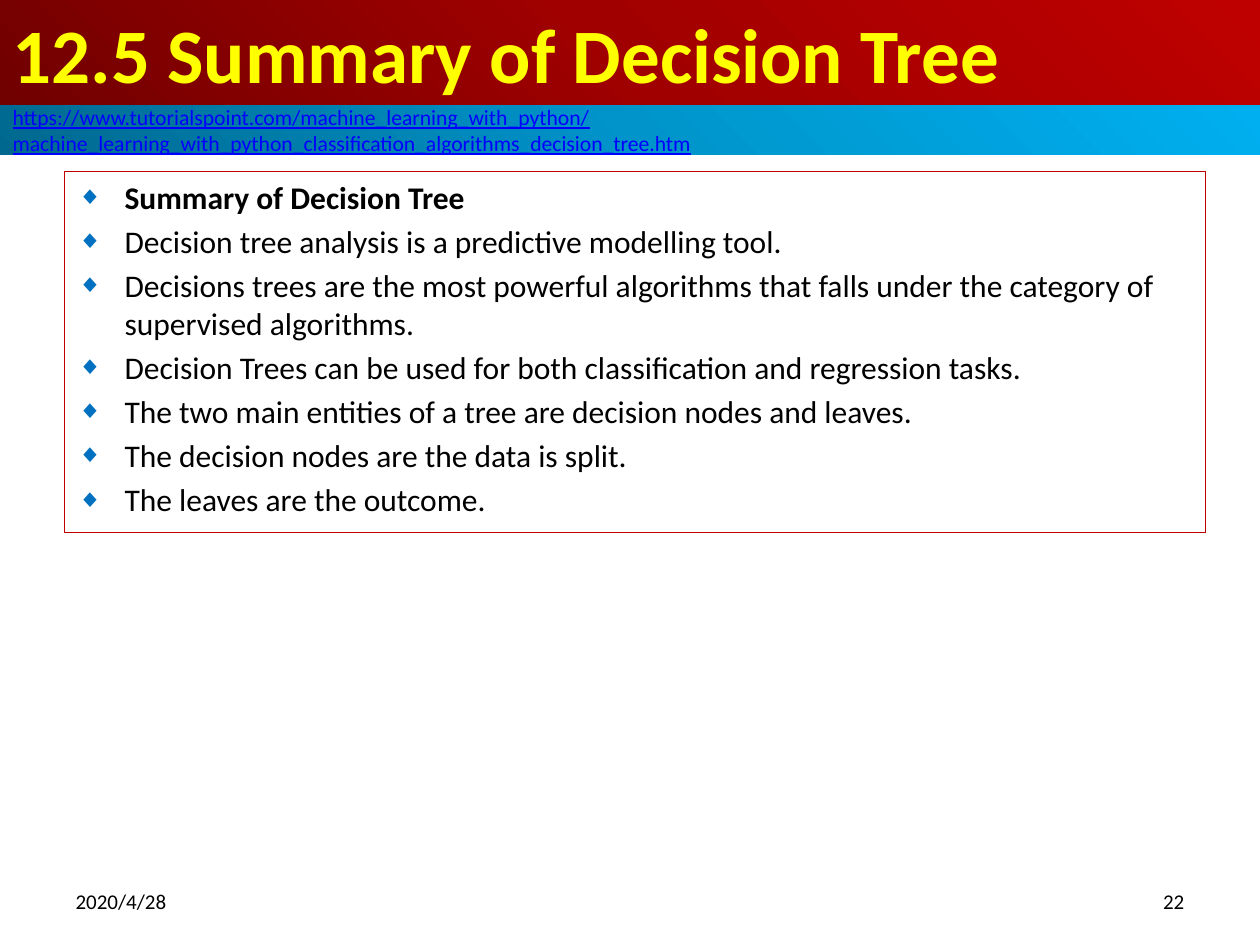
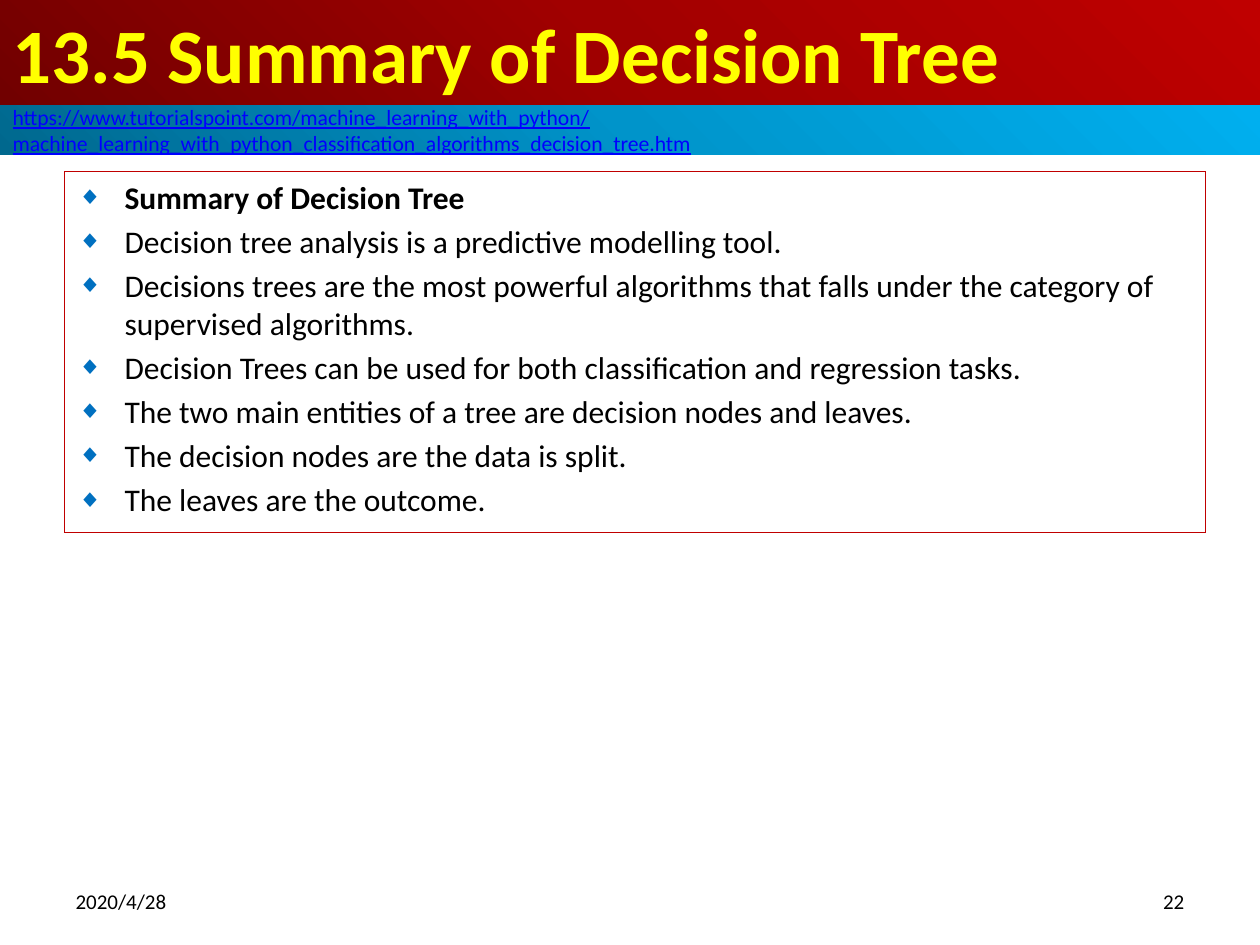
Before and after one commit to peterhchen/800_MachineLearning, a slide deck: slide 22 of 13_DecisionTree.pptx. Drawn at 1260x945 pixels with LibreOffice and Linux fonts; fonts in the diff are those of the drawing. Boxes give left, top, right and bottom in pixels: in the first picture for what was removed or moved away, otherwise in the second. Text is boxed around its words. In the diff, an @@ line names an element or a change of style, - is before the commit and + after.

```diff
--- a/13_DecisionTree.pptx
+++ b/13_DecisionTree.pptx
@@ title at (13, 29, 999, 95): text changed @@
-12.5 Summary of Decision Tree
+13.5 Summary of Decision Tree
```
Also in this commit, not shown: 21 other slides changed, 1 other file.
